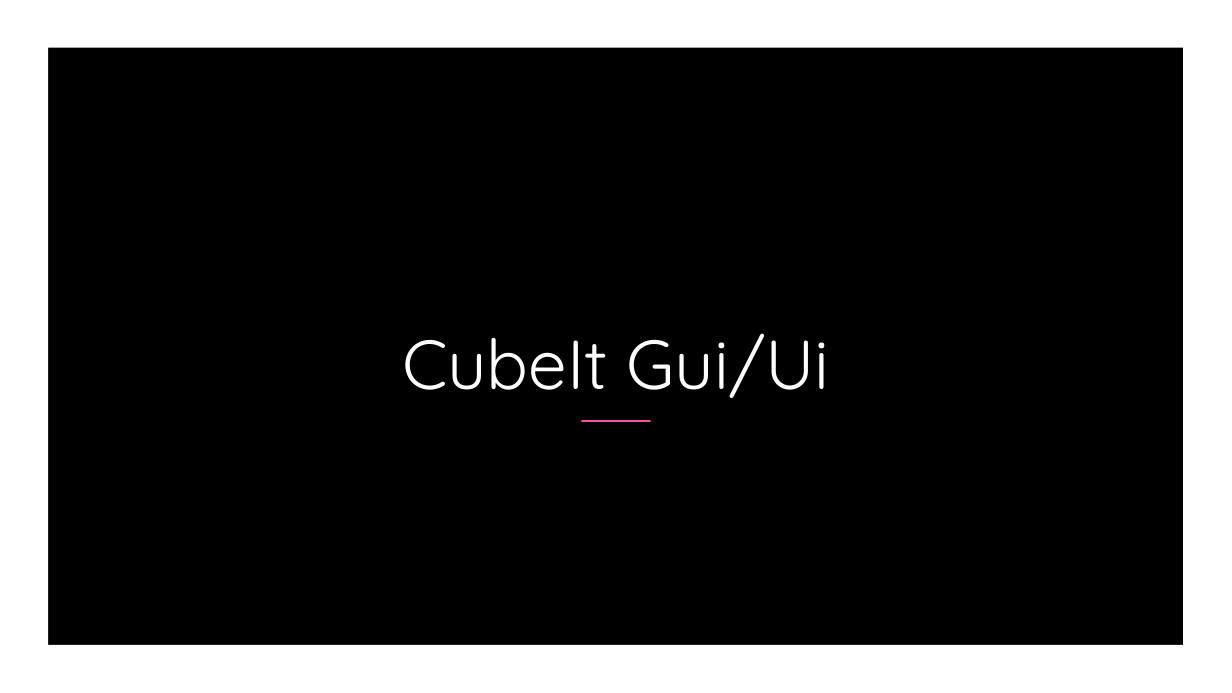
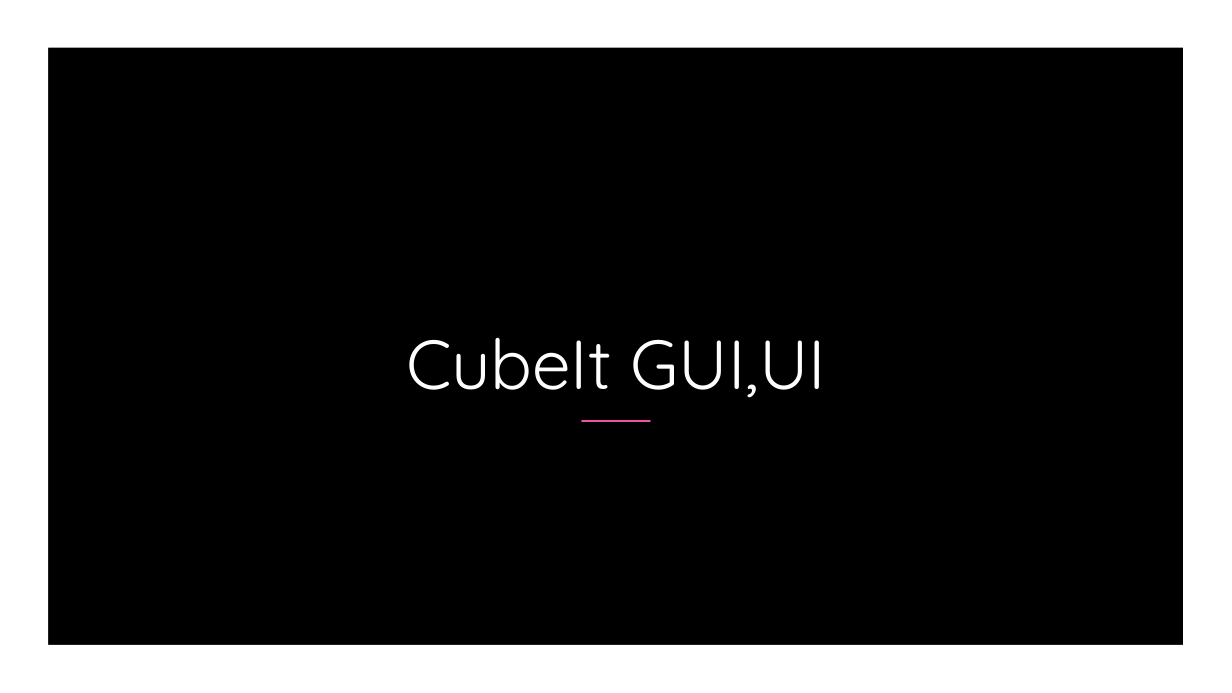
Before and after one commit to JacobCube/CubeIt_Test, a slide deck: slide 1 of Dokumentace/GUI-UI CubeIt 2 vystup.pptx. Drawn at 1232x693 pixels with LibreOffice and Linux fonts; fonts in the diff are those of the drawing; background and template pictures are left out. Boxes give left, top, right and bottom in pixels: in the first picture for what was removed or moved away, otherwise in the second. Text is boxed around its words. In the diff, an @@ line names an element or a change of style, - is before the commit and + after.

```diff
--- a/Dokumentace/GUI-UI CubeIt 2 vystup.pptx
+++ b/Dokumentace/GUI-UI CubeIt 2 vystup.pptx
@@ title at (x1=406, y1=338, x2=826, y2=398): text changed @@
-CubeIt Gui/Ui
+CubeIt GUI,UI
```
Also in this commit, not shown: 1 other slide changed, 4 slides added.
